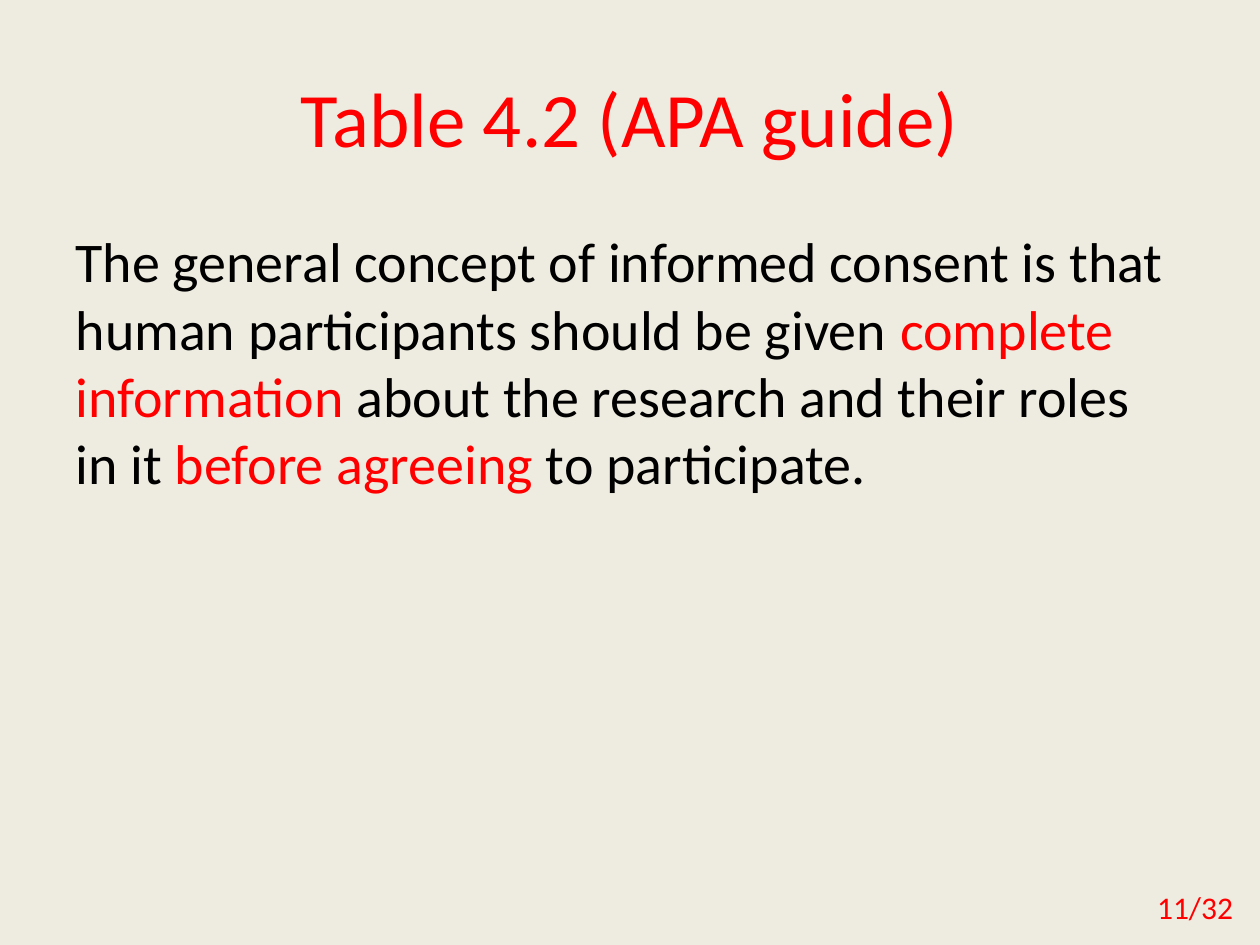
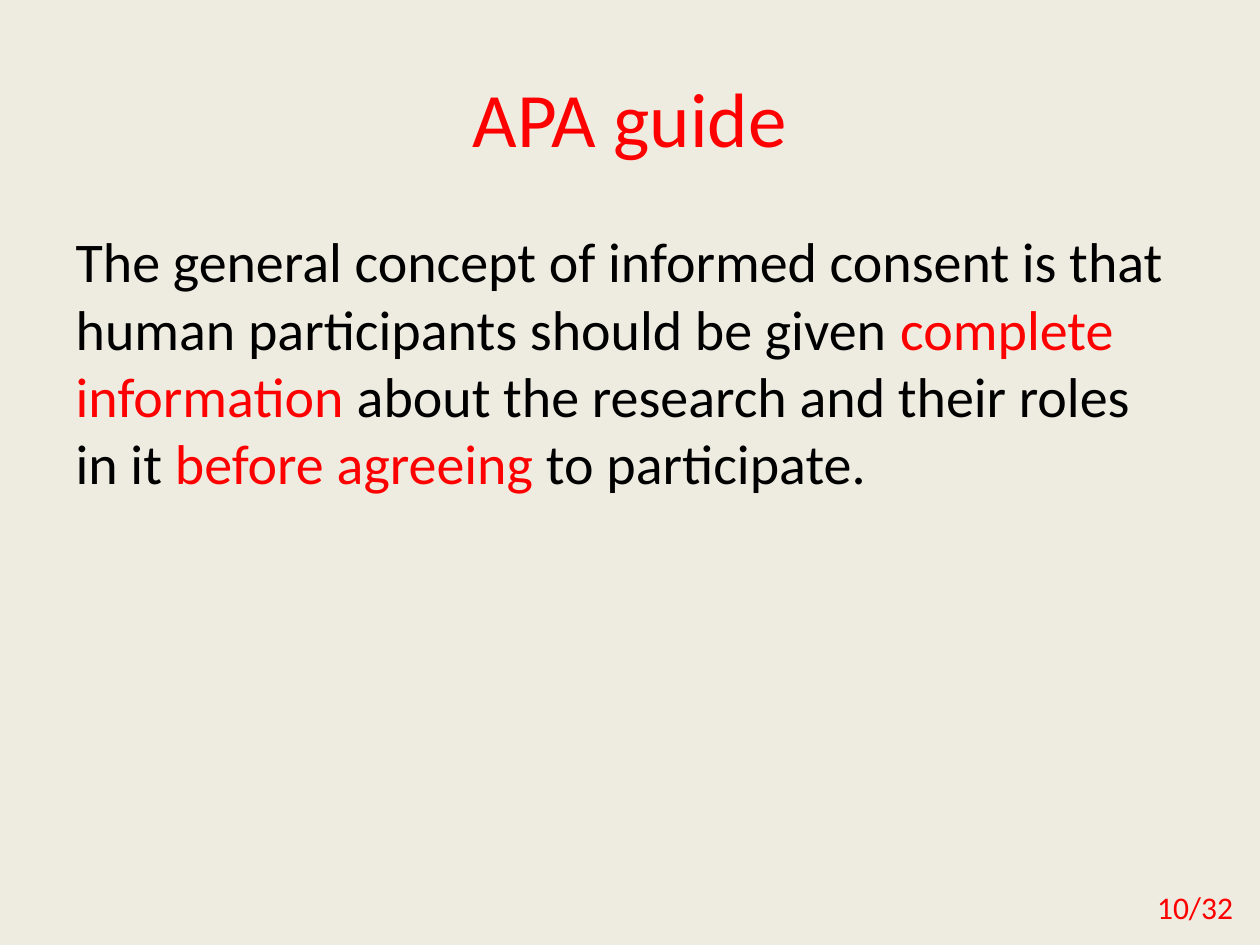
Before and after one commit to PromiMojumder38/SWE-2-2-Books-and-Resources, a slide deck: slide 10 of Ethics and Cyber Law - SWE 235/4-Ethics in Research.pptx (slide 11 before the commit). Drawn at 1260x945 pixels with LibreOffice and Linux fonts; fonts in the diff are those of the drawing. Boxes give left, top, right and bottom in pixels: in the first picture for what was removed or moved away, otherwise in the second. Text is boxed around its words. In the diff, an @@ line names an element or a change of style, - is before the commit and + after.

```diff
--- a/Ethics and Cyber Law - SWE 235/4-Ethics in Research.pptx
+++ b/Ethics and Cyber Law - SWE 235/4-Ethics in Research.pptx
@@ title at (473, 93, 787, 161): text changed @@
-Table 4.2 (APA guide)
+APA guide
@@ page number at (1157, 897, 1233, 921): text changed @@
-11/32
+10/32
```
Also in this commit, not shown: 1 slide removed, 2 other files.
